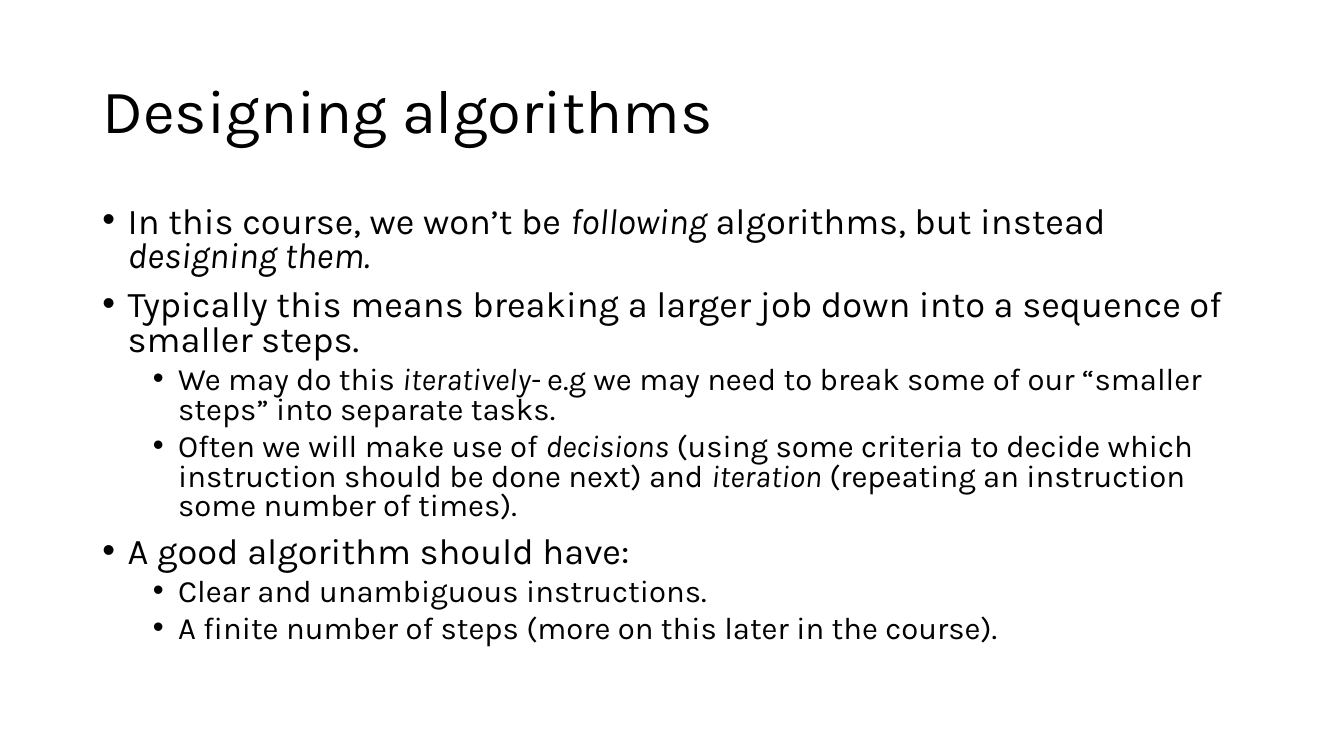
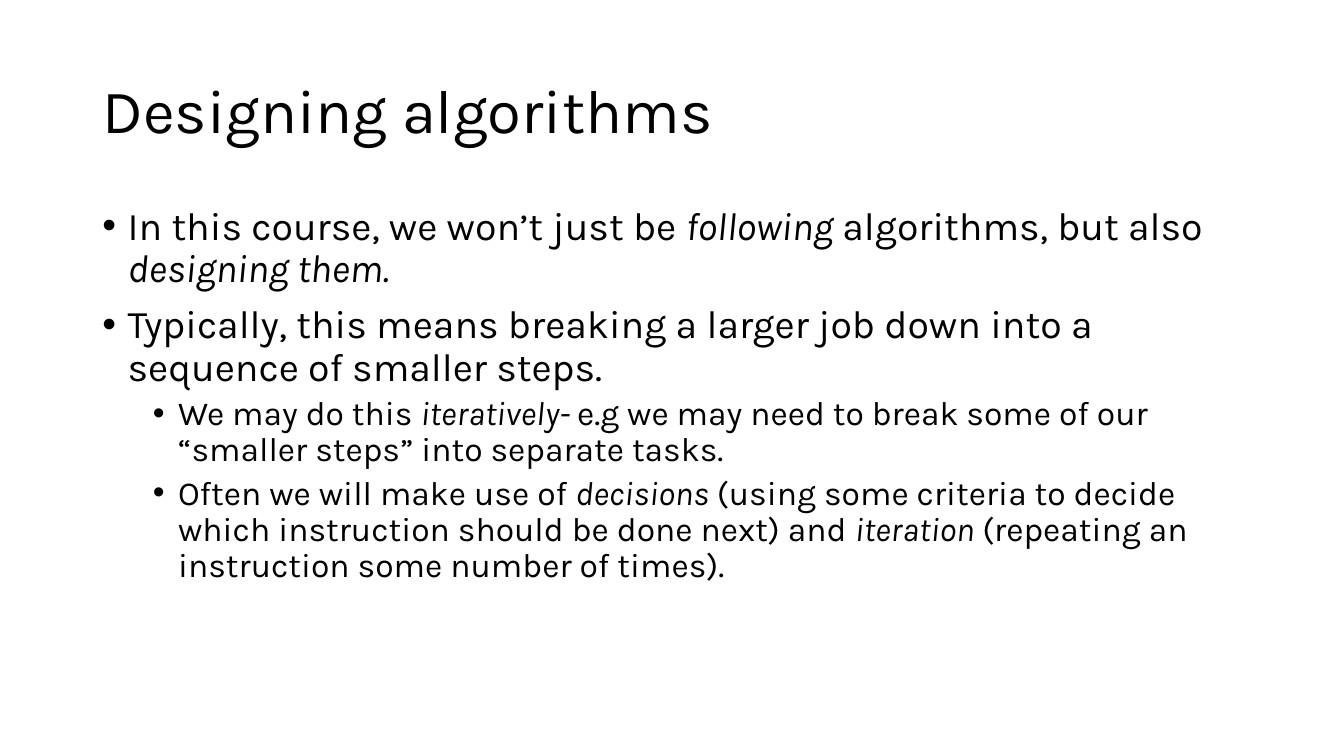
Before and after one commit to engmaths/SEMT10002_2025, a slide deck: slide 7 of Week_1_variables_operators_and_algorithms/Seminar_algorithms/seminar1_algorithms.pptx. Drawn at 1344x756 pixels with LibreOffice and Linux fonts; fonts in the diff are those of the drawing. Boxes give left, top, right and bottom in pixels: in the first picture for what was removed or moved away, otherwise in the second. Text is boxed around its words. In the diff, an @@ line names an element or a change of style, - is before the commit and + after.

```diff
--- a/Week_1_variables_operators_and_algorithms/Seminar_algorithms/seminar1_algorithms.pptx
+++ b/Week_1_variables_operators_and_algorithms/Seminar_algorithms/seminar1_algorithms.pptx
@@ text at (x1=128, y1=213, x2=1202, y2=391): text changed; size 25.9 to 28 pt @@
-• In this course, we won’t be following algorithms, but instead designing them.
-• Typically this means breaking a larger job down into a sequence of smaller steps.
+• In this course, we won’t just be following algorithms, but also designing them.
+• Typically, this means breaking a larger job down into a sequence of smaller steps.
@@ text at (x1=178, y1=402, x2=1188, y2=581): size 22.2 to 24 pt in "We may do this iteratively- e.g we ...", "Often we will make use of decisions ..."; line spacing 0.8 to 0.9 @@
@@ text at (x1=128, y1=539, x2=997, y2=646): paragraphs removed @@
-• A good algorithm should have:
-  • Clear and unambiguous instructions.
-  • A finite number of steps (more on this later in the course).
```
Also in this commit, not shown: 7 other slides changed, 6 slides added, 1 slide removed, 1 other file.
